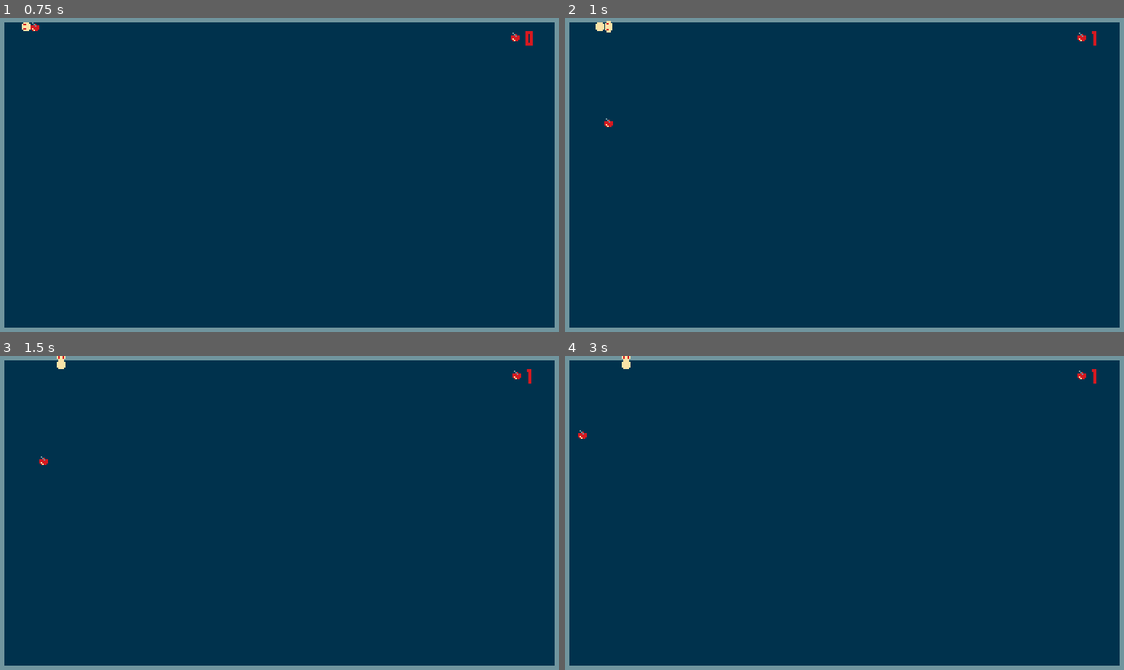
Above: before the commit, frames 1-4 (two rows, left to right).
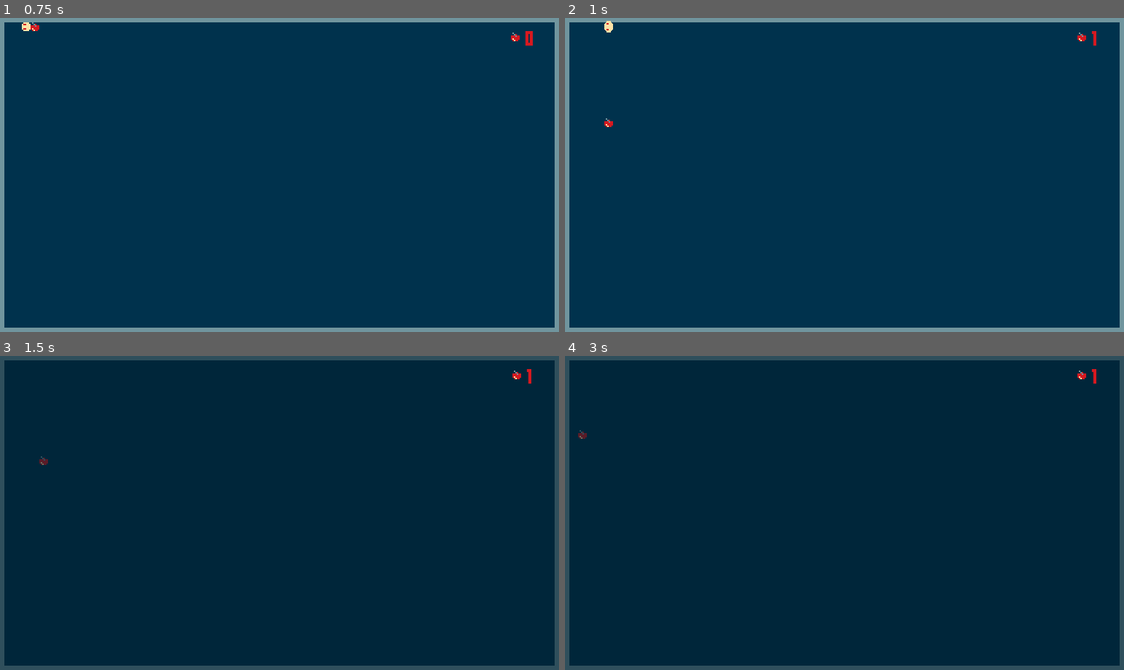
Above: after the commit, the same moments.

Repository: rrebane/godot-snake
Game: Godot game, scene res://scenes/ui/MainMenu.tscn
Two runs of this game, one before a commit and one after it. Both use one fixed random seed, a clock stepped at 60 frames per second and the inputs below.
Inputs:
- Up to frame 1 (0.75 s): click "Play" at 0.5 s
- Up to frame 2 (1 s): no input
- Up to frame 3 (1.5 s): hold Up (ui_up) from 1.28 s (still down)
- Up to frame 4 (3 s): release Up (ui_up) at 2 s; click "Retry" at 2 s; hold Up (ui_up) from 2.78 s (still down)

Frame 1 is identical in both runs. In frame 2, less than 0.1% of the frame differs, in the area x 5-9%, y 1-5%; in frame 3, 4.4%, in the area x 0-100%, y 0-100%; in frame 4, 4.4%.

Commit message:
Refactor snake movement and coll detection

Diff:
--- a/scenes/ClassicSnake.gd
+++ b/scenes/ClassicSnake.gd
@@ -19,27 +19,26 @@
 ## FRAME COUNTER ##
 var i = 0
 
+func _ready():
+	Events.connect("eat_fruit", self, "add_to_snake_parts")
+
+func tick():
+	i+= 1
+
 func _physics_process(_delta):
 	if i % tick_interval == 0:
 		cells_visited = []
 		var previous_head_position = head.position
 		cells_visited.append(previous_head_position)
-		# This moves the head
-		handle_move()
 
-		for n in range(snake_parts.size(), 0, -1):
-			var index = n - 1
-			if index == 0:
-				snake_parts[index].position = previous_head_position
-			else:
-				snake_parts[index].position = snake_parts[index-1].position
-			cells_visited.append(snake_parts[index].position)
+		move_head()
 
-		# Check for collision with body
-		for p in cells_visited:
-			if head.position == p:
-				Events.emit_signal("hit")
-	i = i + 1
+		var cells_covered_by_body = move_body(snake_parts, previous_head_position)
+		check_collision_with_edges(head)
+		cells_visited += cells_covered_by_body
+		check_collision_with_body(cells_visited, head)
+		head.check_for_fruit()
+	tick()
 
 
 func _input(event):
@@ -54,13 +53,13 @@
 	if(event.is_action_pressed("ui_right")):
 		next_scheduled_move = 'RIGHT'
 
-func add_to_snake_parts(pos = head.position):
+func add_to_snake_parts(p = head.position):
 	var instance = link.instance()
-	instance.position = pos
+	instance.position = p
 	snake_parts.append(instance)
 	add_child(instance)
 
-func handle_move():
+func move_head():
 	if next_scheduled_move == 'DOWN' and current_direction != 'UP':
 		direction = Vector2(0, BLOCK_SIDE_LENGTH)
 		head.rotation_degrees = 90
@@ -79,12 +78,28 @@
 		current_direction = 'RIGHT'
 	var previous_head_position = head.position
 	var new_head_position = head.position + direction
-	#	Check for walls
+
+	head.position = new_head_position
+
+
+func move_body(snake_parts, previous_head_position):
+	var cells_visited = []
+	for n in range(snake_parts.size(), 0, -1):
+		var index = n - 1
+		if index == 0:
+			snake_parts[index].position = previous_head_position
+		else:
+			snake_parts[index].position = snake_parts[index-1].position
+		cells_visited.append(snake_parts[index].position)
+	return cells_visited
+
+func check_collision_with_edges(head):
 	if head.global_position.x < 3 or head.global_position.x > 381:
 		Events.emit_signal("hit")
 	if head.global_position.y < 3 or head.global_position.y > 211:
 		Events.emit_signal("hit")
-	# Check for fruit
-	if head.check_for_fruit(new_head_position):
-		add_to_snake_parts(previous_head_position)
-	head.position = new_head_position
+
+func check_collision_with_body(cells_visited, head):
+	for p in cells_visited:
+		if head.position == p:
+			Events.emit_signal("hit")
--- a/scenes/Head.gd
+++ b/scenes/Head.gd
@@ -1,20 +1,12 @@
 extends Sprite
 
-func check_for_fruit(pos):
-	var old_position
-	if pos:
-		old_position = $Area2D.position
-		$Area2D.position = pos
+func check_for_fruit():
 	var areas = $Area2D.get_overlapping_areas()
 	var found_fruit = false
 	for area in areas:
 		if area.is_in_group("Fruit"):
 			$AnimationPlayer.play("bite")
 			$AudioStreamPlayer.play()
-			found_fruit = true
 			area.queue_free()
 			Events.emit_signal("eat_fruit")
-	if pos:
-		$Area2D.position = old_position
-
-	return found_fruit
+			return
